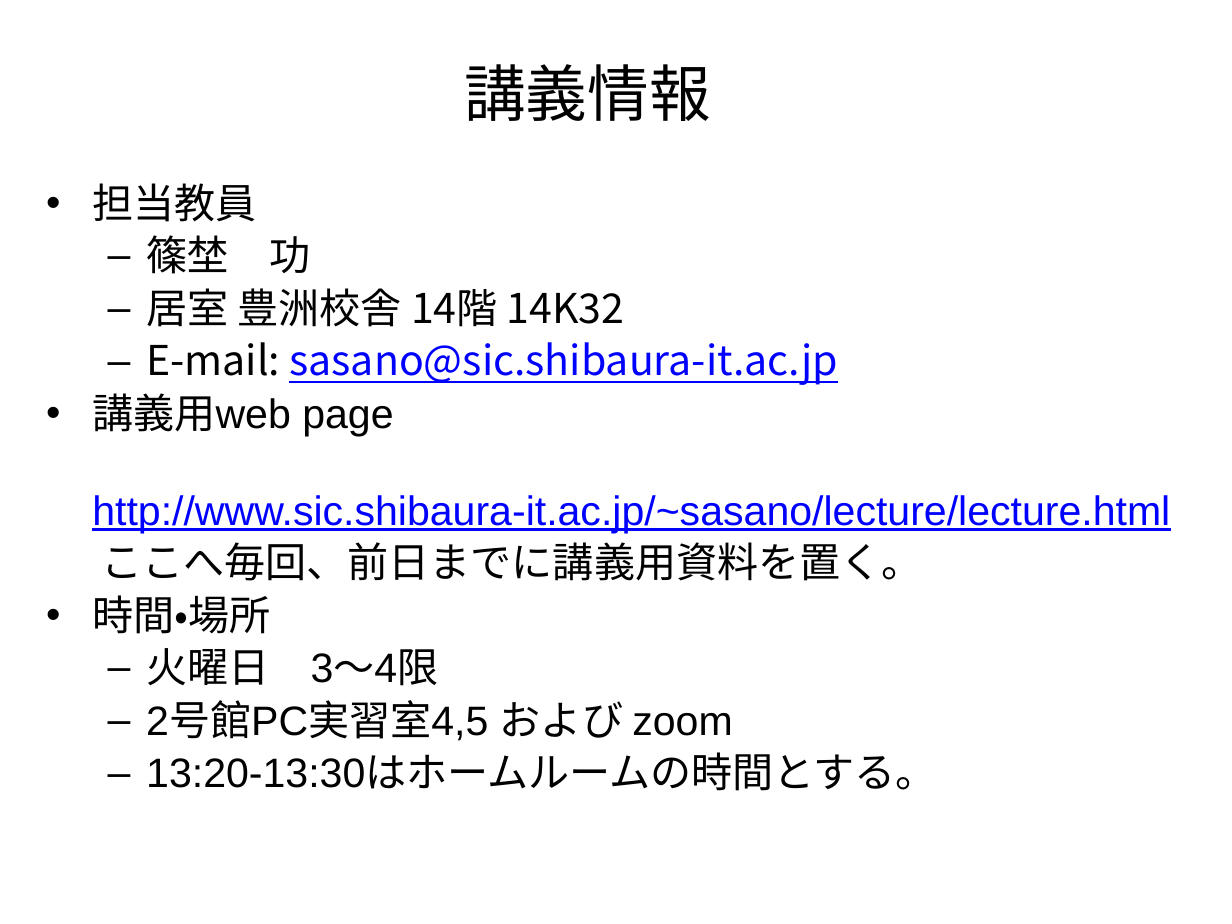
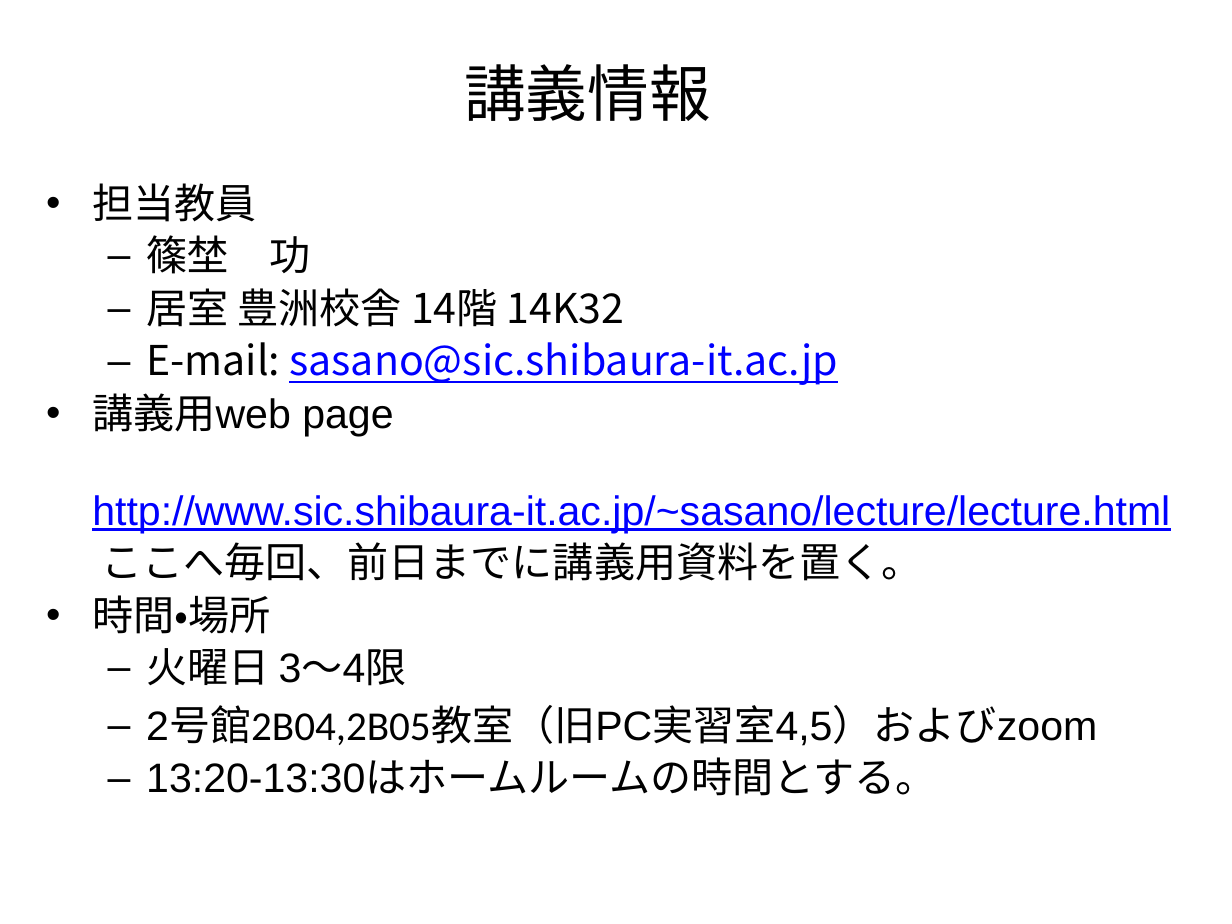
Before and after one commit to www-sasanolab/www-sasanolab.github.io, a slide deck: slide 2 of ~sasano/lecture/pn2/26/P01.pptx. Drawn at 1232x924 pixels with LibreOffice and Linux fonts; fonts in the diff are those of the drawing. Boxes give left, top, right and bottom in pixels: in the first picture for what was removed or moved away, otherwise in the second. Text is boxed around its words. In the diff, an @@ line names an element or a change of style, - is before the commit and + after.

```diff
--- a/~sasano/lecture/pn2/26/P01.pptx
+++ b/~sasano/lecture/pn2/26/P01.pptx
@@ text at bbox=[146, 708, 1097, 746]: text changed @@
-  – 2号館PC実習室4,5 および zoom
+  – 2号館2B04,2B05教室（旧PC実習室4,5）およびzoom
```
Also in this commit, not shown: 1 other slide changed, 1 other file.
